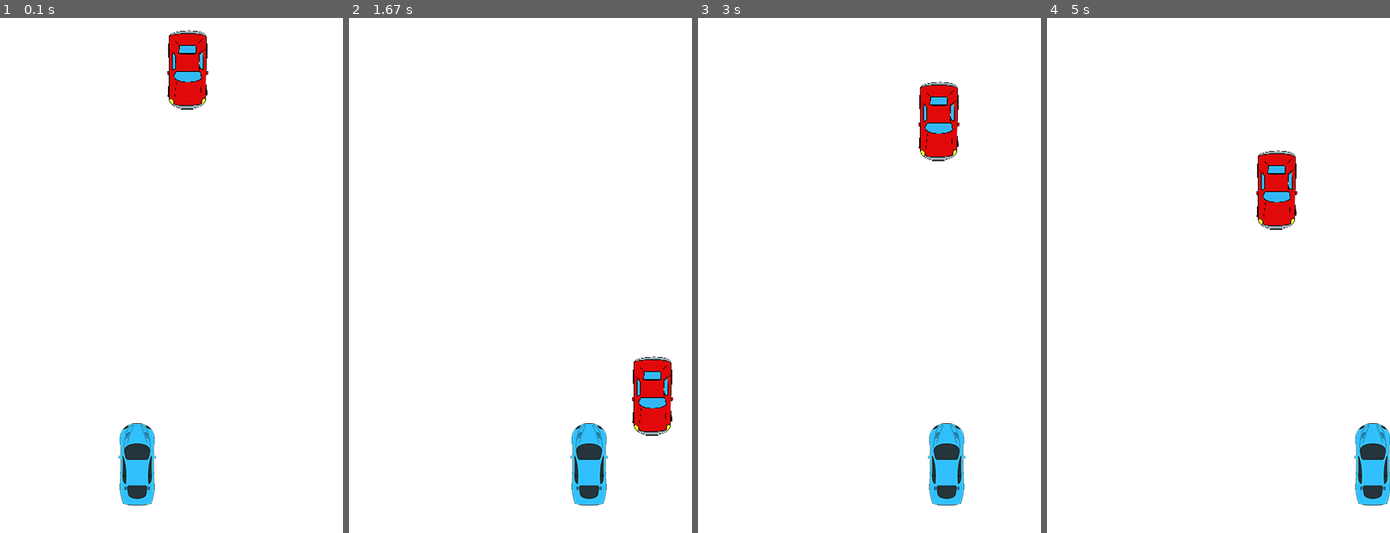
Above: before the commit, frames 1-4 (left to right).
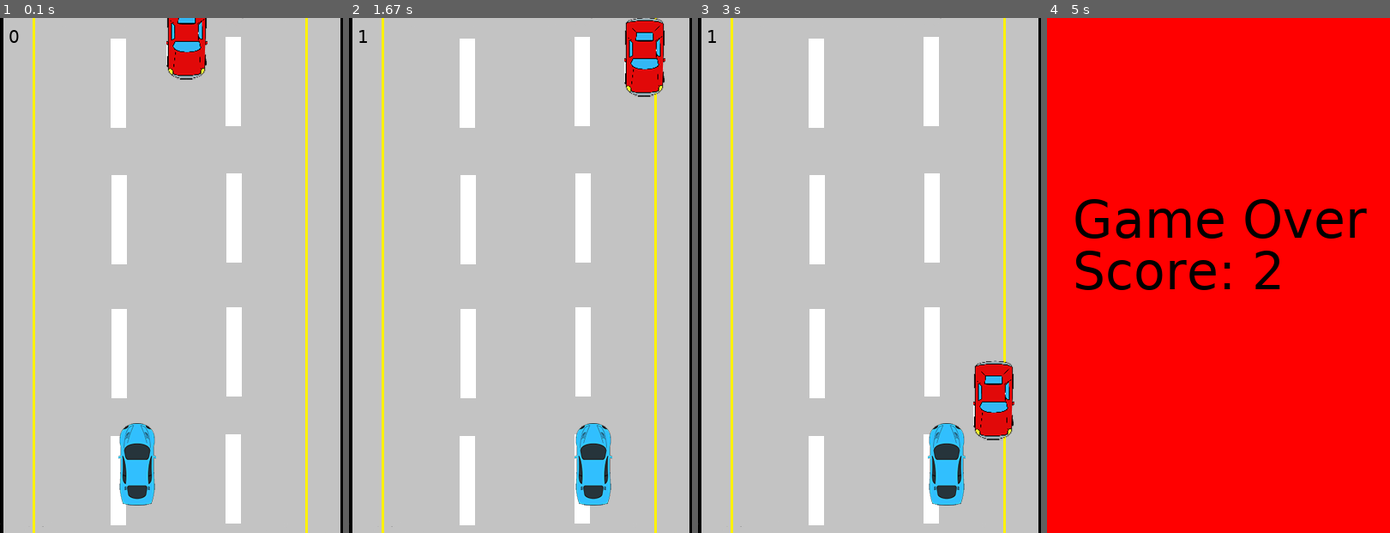
Above: after the commit, the same moments.

Repository: dishankpoddar/dinosaur-game
Game: pygame game, started from tutorial.py
The game is run twice, just before and just after one commit, with the same random seed, the same clock (stepped at 60 frames per second) and the same inputs.
Inputs:
- Up to frame 1 (0.1 s): no input
- Up to frame 2 (1.67 s): hold Right 0.33-0.8 s; hold Right 0.83-1.3 s; hold Left from 1.33 s (still down)
- Up to frame 3 (3 s): release Left at 1.87 s; hold Left 1.9-2.3 s; hold Right 2.33-2.97 s
- Up to frame 4 (5 s): hold Left 3-3.47 s; hold Right 3.5-3.97 s; hold Right 4-4.47 s

The runs differ from the first frame. In frame 1, 92% of the frame differs, in the area x 0-100%, y 0-100%; in frame 2, 94%; in frame 3, 93%; in frame 4, 100%.

Commit message:
Added game logic, music and background

Diff:
--- a/tutorial.py
+++ b/tutorial.py
@@ -1,27 +1,40 @@
 import pygame
 from pygame.locals import *
-import os, random, sys
+import os, random, sys, time
 
 pygame.init()
 
-#Predefined colors
+# Predefined colors
 BLACK = pygame.Color(0, 0, 0)
 WHITE = pygame.Color(255, 255, 255)
 GREY = pygame.Color(128, 128, 128)
+GREY_TRANSLUCENT = pygame.Color(128, 128, 128, a=0.5)
 RED = pygame.Color(255, 0, 0)
 GREEN = pygame.Color(0, 255, 0)
 BLUE = pygame.Color(0, 0, 255)
 
+# FPS Defined
 FPS = 60
 FramePerSec = pygame.time.Clock()
 
 # Screen information
 SCREEN_WIDTH = 400
 SCREEN_HEIGHT = 600
-
 DISPLAYSURF = pygame.display.set_mode((SCREEN_WIDTH, SCREEN_HEIGHT))
 DISPLAYSURF.fill(WHITE)
 pygame.display.set_caption('Tutorial Game')
+
+# Game Variables
+SPEED = 5
+ENEMY_BOUNDARY = 40
+SCORE = 0
+
+# Fonts
+font = pygame.font.SysFont("Verdana", 60)
+font_small = pygame.font.SysFont("Verdana", 20)
+game_over = font.render("Game Over", True, BLACK)
+
+background = pygame.image.load(os.path.join('PygameTutorial_3_0', 'AnimatedStreet.png'))
 
 class Enemy(pygame.sprite.Sprite):
     def __init__(self):
@@ -29,13 +42,15 @@
         enemy_sprite_url = os.path.join('PygameTutorial_3_0', 'Enemy.png')
         self.image = pygame.image.load(enemy_sprite_url)
         self.rect = self.image.get_rect()
-        self.rect.center = (random.randint(30, 370), 0)
+        self.rect.center = (random.randint(ENEMY_BOUNDARY, SCREEN_WIDTH - ENEMY_BOUNDARY), 0)
 
     def move(self):
-        self.rect.move_ip(0, 10)
-        if(self.rect.bottom > 600):
+        global SCORE
+        self.rect.move_ip(0, SPEED)
+        if(self.rect.top > SCREEN_WIDTH):
+            SCORE += 1
             self.rect.top = 0
-            self.rect.center = (random.randint(30, 370), 0)
+            self.rect.center = (random.randint(ENEMY_BOUNDARY, SCREEN_WIDTH - ENEMY_BOUNDARY), 0)
 
     def draw(self, surface):
         surface.blit(self.image, self.rect)
@@ -48,7 +63,7 @@
         self.rect = self.image.get_rect()
         self.rect.center = (160, 520)
 
-    def update(self):
+    def move(self):
         pressed_keys = pygame.key.get_pressed()
 
         if self.rect.left > 0:
@@ -61,21 +76,62 @@
     def draw(self, surface):
         surface.blit(self.image, self.rect)
 
+# Sprites Definition
 P1 = Player()
 E1 = Enemy()
 
+# Enemy Sprite Groups
+enemies = pygame.sprite.Group()
+enemies.add(E1)
+all_sprites = pygame.sprite.Group()
+all_sprites.add(P1)
+all_sprites.add(E1)
+
+# User event
+INC_SPEED = pygame.USEREVENT + 1
+pygame.time.set_timer(INC_SPEED, 3000)
+
+
+pygame.mixer.init()
+pygame.mixer.music.load(os.path.join('PygameTutorial_3_0', 'background.wav'))
+pygame.mixer.music.play(-1,0.0)
+
+# Game Loop
 while True:
     for event in pygame.event.get():
+        if event.type == INC_SPEED:
+            SPEED += 1
+
         if event.type == QUIT:
             pygame.quit()
             sys.exit()
 
-    P1.update()
-    E1.move()
+    DISPLAYSURF.blit(background, (0,0))
+    # DISPLAYSURF.fill(WHITE)
+    scores = font_small.render(str(SCORE), True, BLACK)
+    DISPLAYSURF.blit(scores, (10,10))
 
-    DISPLAYSURF.fill(WHITE)
-    P1.draw(DISPLAYSURF)
-    E1.draw(DISPLAYSURF)
+    # Moves and redraws all Sprites
+    for entity in all_sprites:
+        entity.draw(DISPLAYSURF)
+        # DISPLAYSURF.blit(entity.image, entity.rect)
+        entity.move()
+
+    if pygame.sprite.spritecollideany(P1, enemies):
+        pygame.mixer.Sound(os.path.join('PygameTutorial_3_0', 'crash.wav')).play()
+        time.sleep(0.5)
+
+        DISPLAYSURF.fill(RED)
+        DISPLAYSURF.blit(game_over, (30,200))
+        game_over_score = font.render(f'Score: {SCORE}', True, BLACK)
+        DISPLAYSURF.blit(game_over_score, (30,260))
+
+        pygame.display.update()
+        for entity in all_sprites:
+            entity.kill()
+        time.sleep(2)
+        pygame.quit()
+        sys.exit()
 
     pygame.display.update()
     FramePerSec.tick(FPS)
